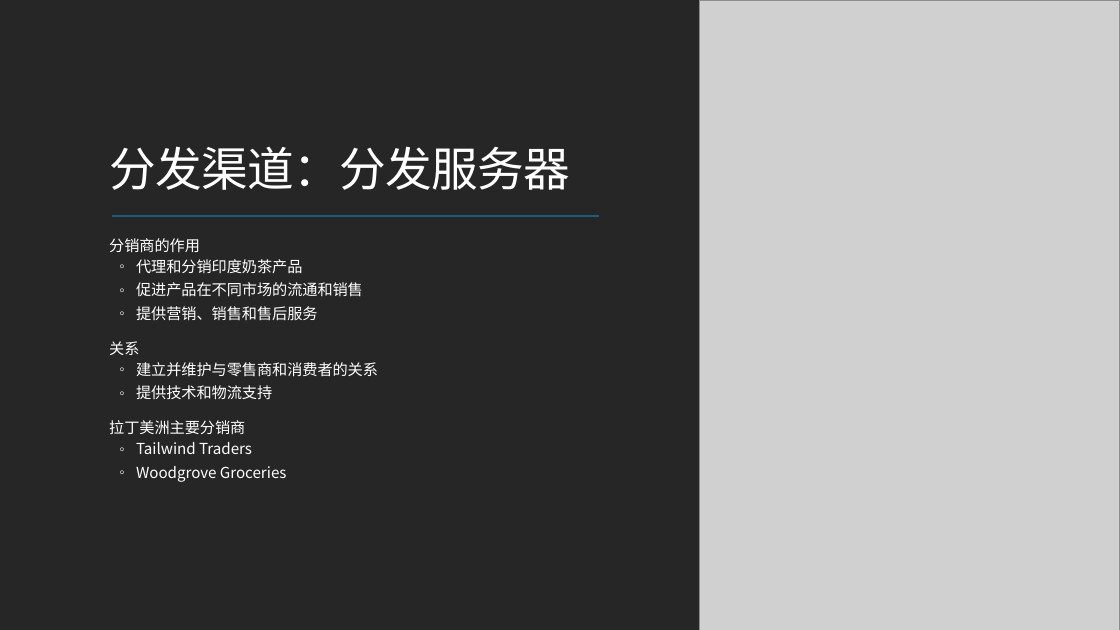
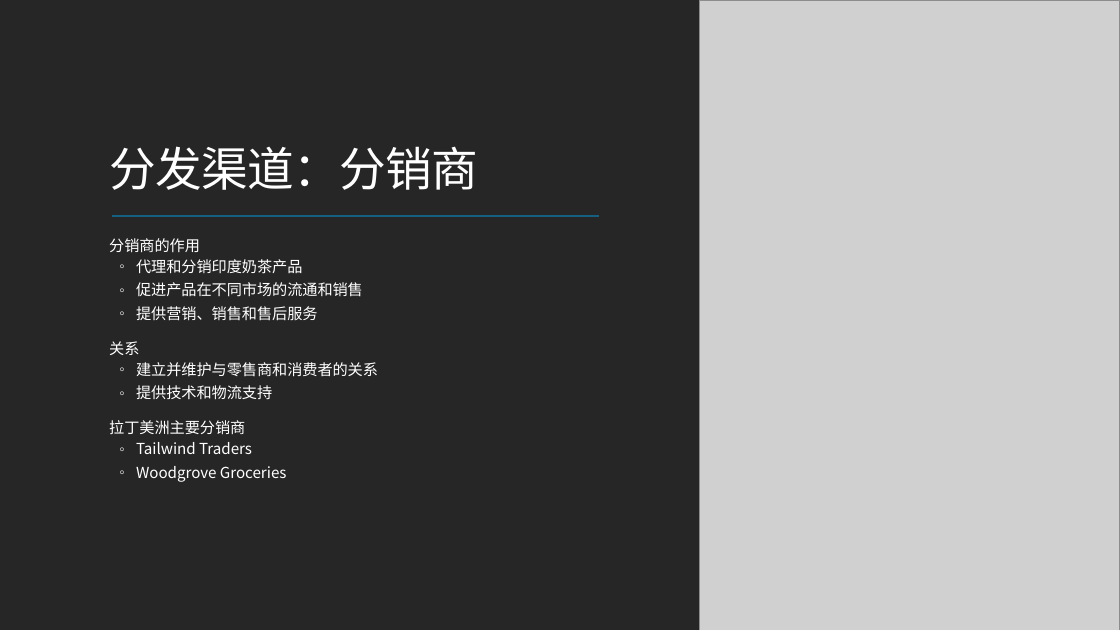
Before and after one commit to MicrosoftLearning/MS-4004-Empower-workforce-copilot-use-cases.zh-cn, a slide deck: slide 10 of ResourceFiles/Mystic Spice Premium Chai Market Analysis Presentation.pptx. Drawn at 1120x630 pixels with LibreOffice and Linux fonts; fonts in the diff are those of the drawing; grey boxes stand for pictures. Boxes give left, top, right and bottom in pixels: in the first picture for what was removed or moved away, otherwise in the second. Text is boxed around its words. In the diff, an @@ line names an element or a change of style, - is before the commit and + after.

```diff
--- a/ResourceFiles/Mystic Spice Premium Chai Market Analysis Presentation.pptx
+++ b/ResourceFiles/Mystic Spice Premium Chai Market Analysis Presentation.pptx
@@ title at (x1=109, y1=146, x2=478, y2=190): text changed @@
-分发渠道：分发服务器
+分发渠道：分销商
```
Also in this commit, not shown: 5 other slides changed, 30 other files.
